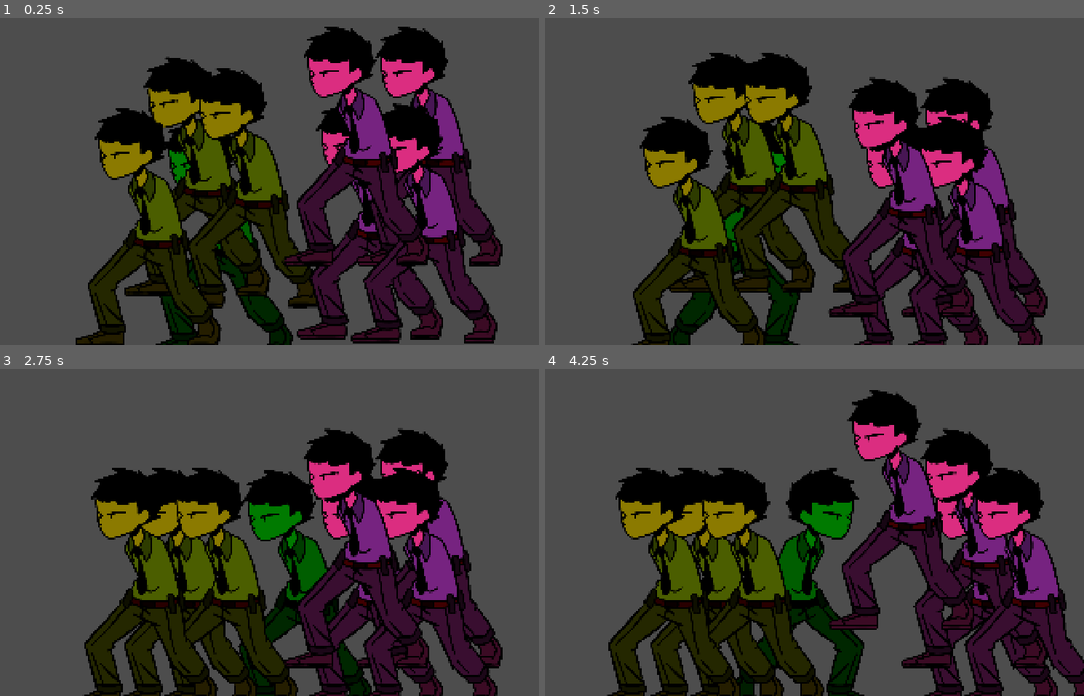
Above: before the commit, frames 1-4 (two rows, left to right).
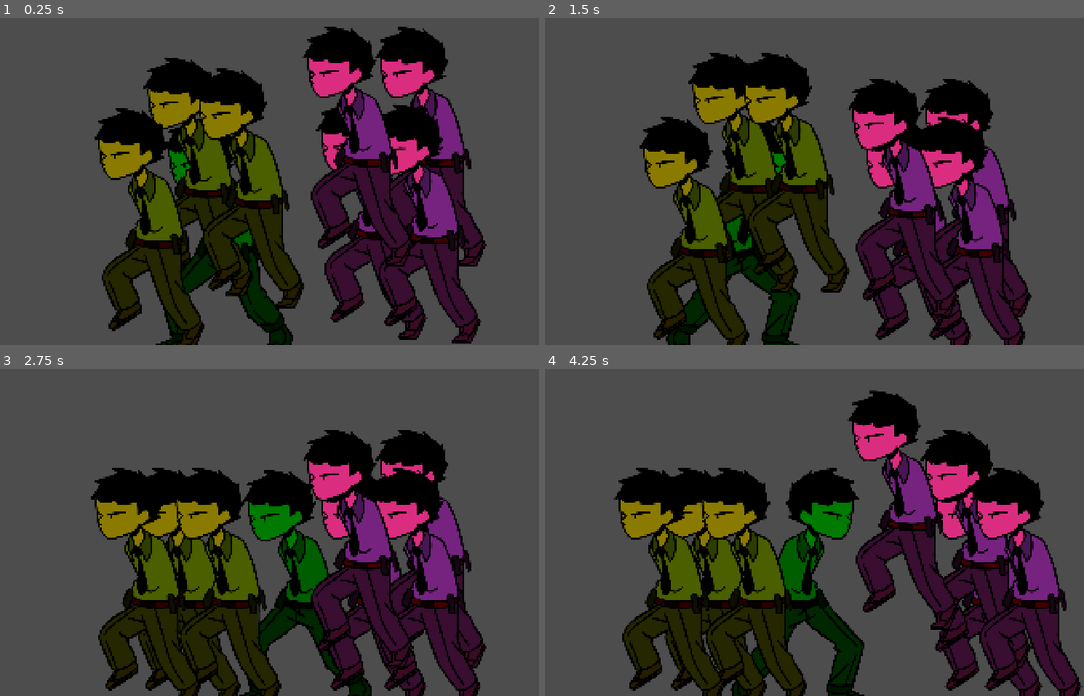
Above: after the commit, the same moments.

Repository: t0qen/baudo-game-jam-autumn
Game: Godot game, scene res://scenes/main.tscn
Two runs of this game, one before a commit and one after it. Both use one fixed random seed, a clock stepped at 60 frames per second and the inputs below.
Inputs:
- Up to frame 1 (0.25 s): no input
- Up to frame 2 (1.5 s): hold D (right) 0.53-1.28 s; tap Up (aim_left) at 0.6 s; tap Space (jump) at 0.77 s; hold A (left) from 1.28 s (still down); tap Down (aim_right) at 1.35 s
- Up to frame 3 (2.75 s): tap Space (jump) at 1.52 s; release A (left) at 2.03 s; hold D (right) from 2.03 s (still down); tap E (bomb) at 2.1 s
- Up to frame 4 (4.25 s): tap R (pompe) at 2.85 s; tap Space (jump) at 3.02, 3.77 s; release D (right) at 3.53 s; hold A (left) from 3.53 s (still down); tap Up (aim_left) at 3.6 s

The runs differ from the first frame. In frame 1, 18% of the frame differs, in the area x 14-94%, y 2-100%; in frame 2, 15%; in frame 3, 14%; in frame 4, 15%.
Error in both runs: Cannot call method 'get_children' on a null value. (res://scripts/main.gd:47)

Commit message:
Update bidule_template.tscn

Diff:
--- a/scenes/templates/bidule_template.tscn
+++ b/scenes/templates/bidule_template.tscn
@@ -32,6 +32,7 @@
 [ext_resource type="Texture2D" uid="uid://2rdb42757p44" path="res://assets/Sprites/Garde/Marche/frame_13_delay-0.04s.png" id="30_rb426"]
 [ext_resource type="Texture2D" uid="uid://bisf52acqu5ya" path="res://assets/Sprites/Garde/Marche/frame_14_delay-0.04s.png" id="31_0gdmd"]
 [ext_resource type="Texture2D" uid="uid://dp1p5ijjatfcm" path="res://assets/Sprites/Garde/Marche/frame_15_delay-0.04s.png" id="32_r3e01"]
+[ext_resource type="Texture2D" uid="uid://c8qhopbbm2csd" path="res://assets/Sprites/Garde/man_saute.png" id="33_uh30e"]
 
 [sub_resource type="PhysicsMaterial" id="PhysicsMaterial_6lqgl"]
 friction = 0.0
@@ -141,6 +142,14 @@
 "loop": true,
 "name": &"garde_run",
 "speed": 15.0
+}, {
+"frames": [{
+"duration": 1.0,
+"texture": ExtResource("33_uh30e")
+}],
+"loop": true,
+"name": &"garde_saut",
+"speed": 5.0
 }]
 
 [sub_resource type="RectangleShape2D" id="RectangleShape2D_3dxvg"]
@@ -156,7 +165,7 @@
 
 [node name="sprites" type="AnimatedSprite2D" parent="."]
 sprite_frames = SubResource("SpriteFrames_8amhk")
-animation = &"garde_idle"
+animation = &"garde_saut"
 
 [node name="shape" type="CollisionShape2D" parent="."]
 shape = SubResource("RectangleShape2D_3dxvg")
Not shown: 1 places in scenes/templates/bidule_template.tscn that only renumber resources
